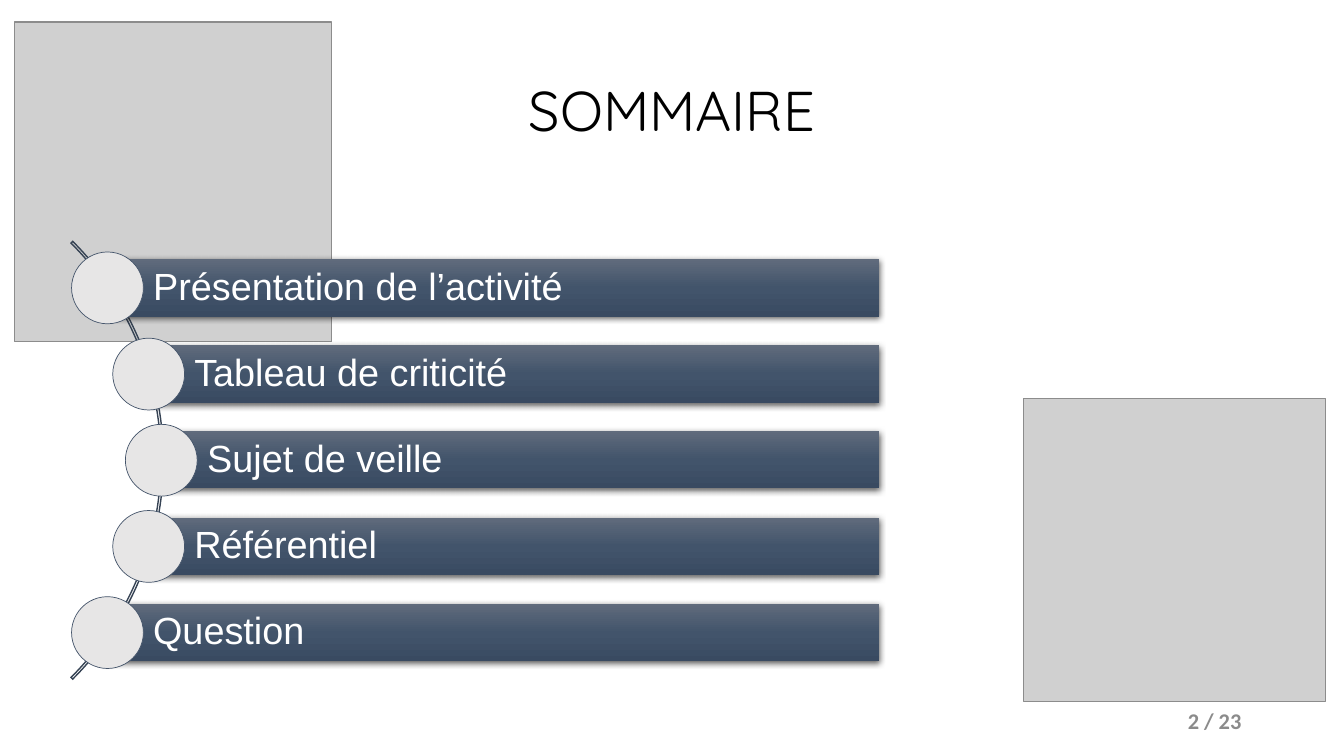
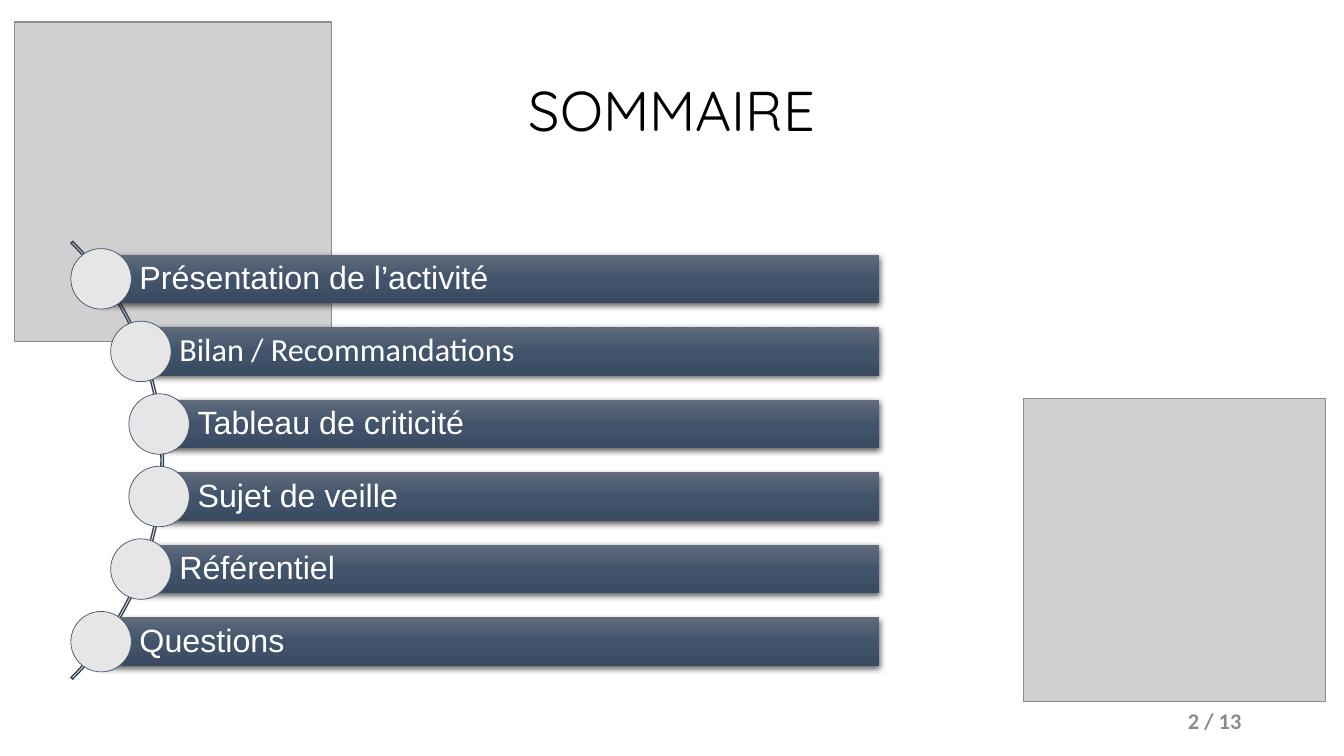
Before and after one commit to Darylabrador/cybersecurite, a slide deck: slide 2 of 0-PRESENTATION_POWERPOINT/presentation_splunk.pptx. Drawn at 1344x756 pixels with LibreOffice and Linux fonts; fonts in the diff are those of the drawing; grey boxes stand for pictures. Boxes give left, top, right and bottom in pixels: in the first picture for what was removed or moved away, otherwise in the second. Text is boxed around its words. In the diff, an @@ line names an element or a change of style, - is before the commit and + after.

```diff
--- a/0-PRESENTATION_POWERPOINT/presentation_splunk.pptx
+++ b/0-PRESENTATION_POWERPOINT/presentation_splunk.pptx
@@ ellipse: place and size @@
-ellipse at (72, 252, 143, 324)
+ellipse at (71, 249, 131, 310)
@@ text "Présentation de l’activité": place and size @@
-text "Présentation de l’activité" at (153, 272, 562, 301)
+text "Présentation de l’activité" at (139, 265, 488, 290)
@@ rectangle: place and size @@
-rectangle at (108, 259, 879, 317)
+rectangle at (101, 255, 879, 303)
@@ ellipse: place and size @@
-ellipse at (113, 339, 185, 410)
+ellipse at (111, 322, 171, 382)
@@ rectangle: place and size @@
-rectangle at (149, 346, 880, 403)
+rectangle at (141, 328, 879, 376)
@@ ellipse: place and size @@
-ellipse at (125, 424, 197, 496)
+ellipse at (129, 394, 190, 455)
@@ size 27 to 23 pt; less space between paragraphs in 4 elements at (139, 265, 488, 290), (179, 555, 335, 580), (198, 483, 398, 513), (198, 410, 464, 435) @@
@@ text "Tableau de criticité": place and size @@
-text "Tableau de criticité" at (194, 358, 508, 387)
+text "Tableau de criticité" at (198, 410, 464, 435)
@@ rectangle: place and size @@
-rectangle at (161, 432, 879, 489)
+rectangle at (159, 400, 879, 449)
@@ text "Sujet de veille": place and size @@
-text "Sujet de veille" at (207, 444, 442, 479)
+text "Sujet de veille" at (198, 483, 398, 513)
@@ ellipse: place and size @@
-ellipse at (113, 510, 185, 582)
+ellipse at (111, 539, 171, 600)
@@ text "Référentiel": place and size @@
-text "Référentiel" at (194, 530, 377, 559)
+text "Référentiel" at (179, 555, 335, 580)
@@ rectangle: place and size @@
-rectangle at (149, 518, 880, 576)
+rectangle at (141, 545, 879, 594)
@@ ellipse: place and size @@
-ellipse at (72, 597, 143, 668)
+ellipse at (71, 612, 131, 673)
@@ rectangle: place and size @@
-rectangle at (108, 604, 879, 661)
+rectangle at (101, 618, 879, 666)
@@ group added at (129, 338, 879, 658): 2 texts, 1 rectangle, 1 ellipse @@
+Bilan / Recommandations
+Questions
@@ text removed at (153, 616, 304, 651) @@
-Question
@@ page number at (1188, 714, 1242, 729): text changed @@
-2 / 23
+2 / 13
```
Also in this commit, not shown: 3 other slides changed, 8 slides added, 2 slides removed, 7 other files.
